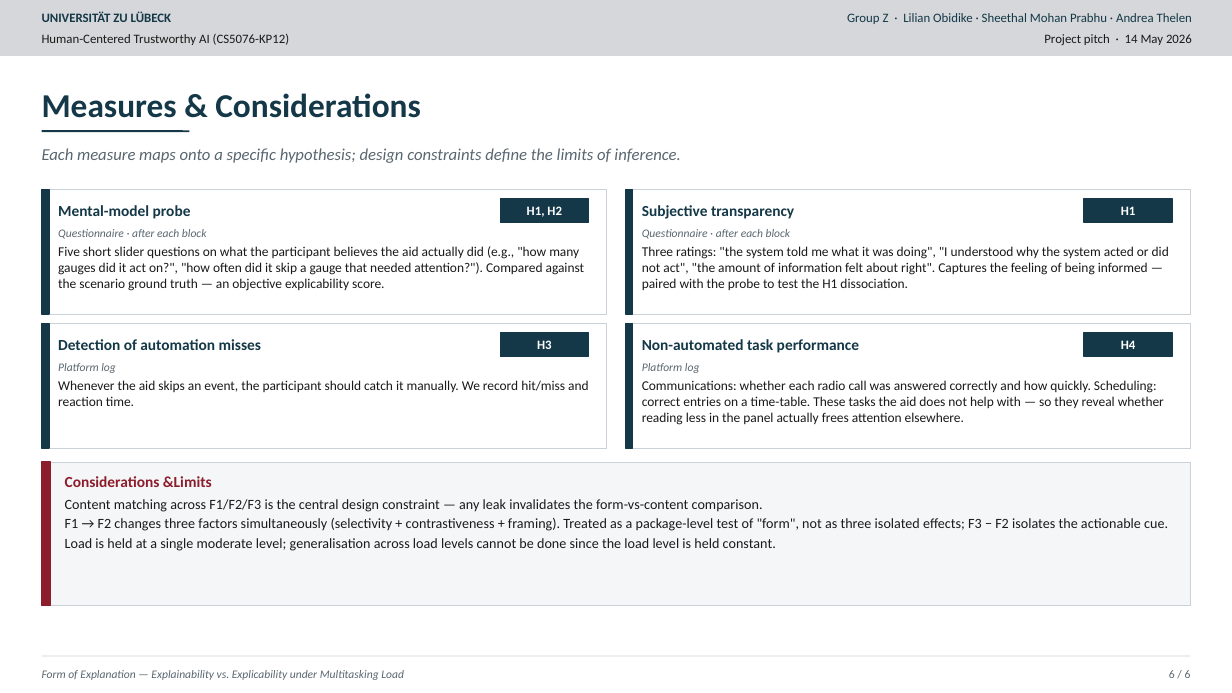
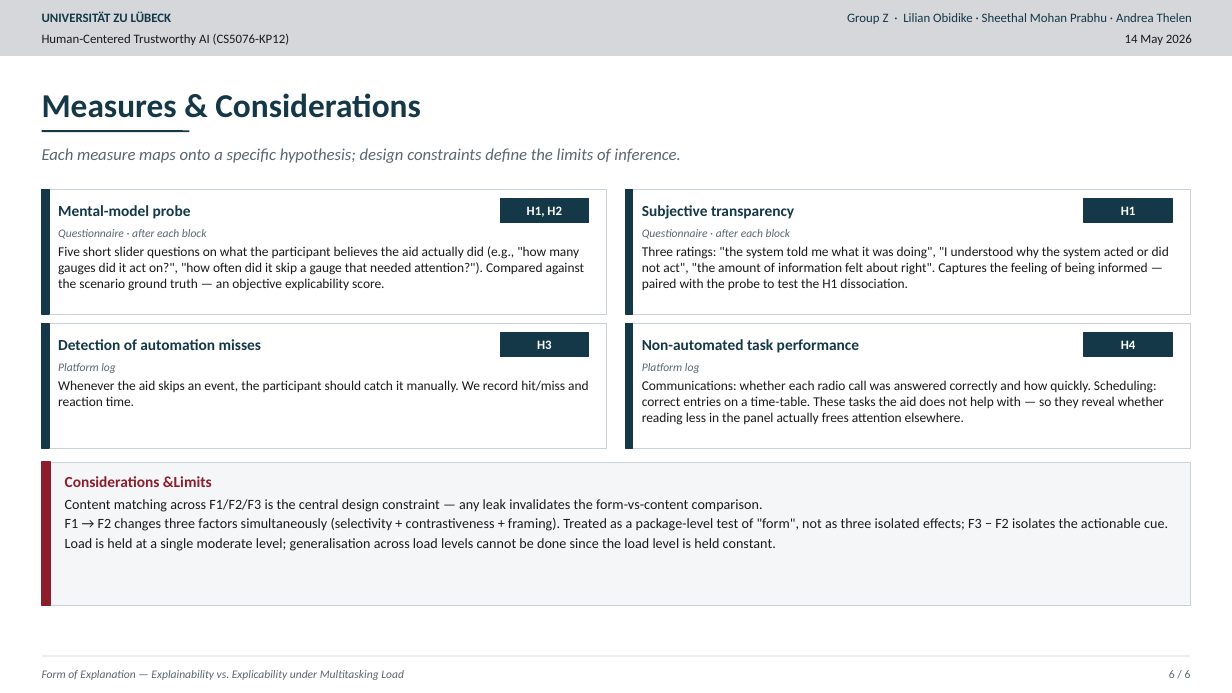
Before and after one commit to AndreaThelen/HumanCenteredAI, a slide deck: slide 6 of Documents/Study.pptx. Drawn at 1232x693 pixels with LibreOffice and Linux fonts; fonts in the diff are those of the drawing. Boxes give left, top, right and bottom in pixels: in the first picture for what was removed or moved away, otherwise in the second. Text is boxed around its words. In the diff, an @@ line names an element or a change of style, - is before the commit and + after.

```diff
--- a/Documents/Study.pptx
+++ b/Documents/Study.pptx
@@ text at (1125,34,1192,45): text changed @@
-Project pitch · 14 May 2026
+14 May 2026
```
Also in this commit, not shown: 5 other slides changed.
